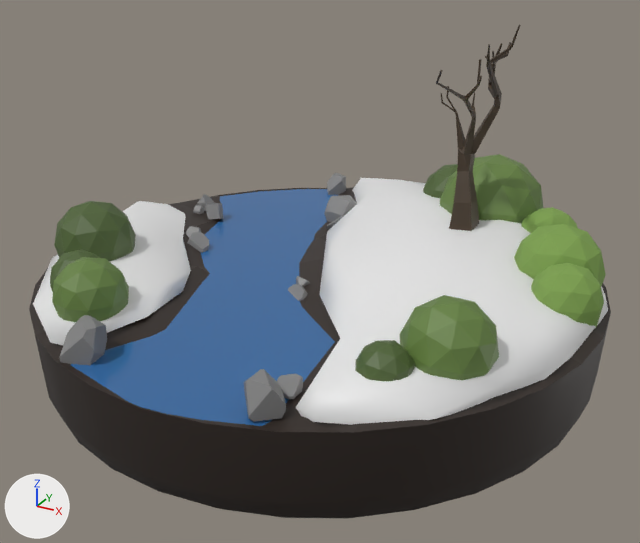
The glTF model public/models/Winter/WinterV2.glb: old version first, new version second.
Camera for both pictures: a camera (50 mm lens) standing at (1.5, -2.78, 1.91) and looking at (0.02, -0.09, 0.57). The axes (+X, +Y, +Z) are drawn at lower left. The lights are the same throughout. The older version comes first. Where no turn or scale is listed for an object, it has been applied to the vertices.

The first picture shows 'Big tree.002', 'Bush2.004', 'Bush2.005', 'Bush2.006', 'Bush2.007', 'Bush3.002', 'Bush4.001', 'Ground-winter.001', 'River_plane.001', 'SnowLeft', 'SnowRight', 'rock1' and 16 more.
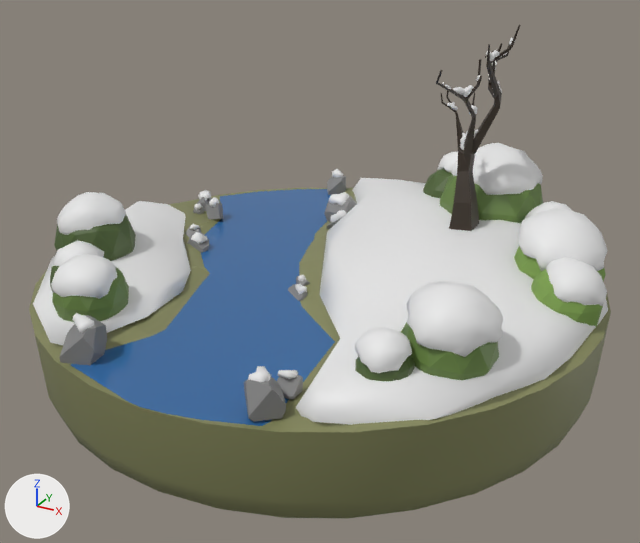
Commit message: Add Winter model v3

Where the newer file only moved an object's origin or applied its transform, the numbers keep the older frame.

What differs and where, as boxes [x1, y1, x2, y2] in the pictures (640 x 543 px):
'Ground-winter.001', surface changed (lighter)
    both: [29, 188, 611, 518]
'SnowOnBush', added
    after: [406, 281, 503, 357]
'SnowOnBush.007', added
    after: [518, 208, 607, 271]
'SnowOnBush.005', added
    after: [452, 143, 543, 195]
'SnowOnBush.002', added
    after: [51, 254, 117, 299]
'SnowOnBush.006', added
    after: [546, 257, 607, 306]
'SnowOnBush1', added
    after: [57, 192, 126, 235]
'SnowOnBush.008', added
    after: [355, 327, 412, 373]
'SnowOnRocks', added
    after: [72, 169, 349, 382]
'SnowOnBush.003', added
    after: [53, 240, 104, 266]
'SnowOnTree', added
    after: [442, 38, 515, 150]
'SnowOnBush.001', added
    after: [525, 201, 572, 219]
'SnowOnBush.004', added
    after: [437, 152, 458, 173]
'Bush4.001', unchanged, covered by the edit
    before: [399, 295, 499, 380]
    after: [401, 322, 499, 380]
'Bush2.005', unchanged, covered by the edit
    before: [514, 224, 606, 286]
    after: [514, 246, 606, 281]
'Bush5.003', unchanged, covered by the edit
    before: [355, 340, 415, 382]
    after: [355, 356, 415, 382]

The change, as a list of edits to the scene's bpy script:
```text
Change mat_dirt:
    where n2 = _N.new('ShaderNodeMix'); n2.name = 'Mix'
    n2.inputs[7].default_value: (0.0282, 0.0184, 0.0138, 1.0) -> (0.229, 0.238, 0.103, 1.0)  # 'B', brown #2f251f -> 'B', yellow #84865a
Change mat_snow:
    remove n2 = _N.new('ShaderNodeMix'); n2.name = 'Mix'
    remove n2.data_type = 'RGBA'
    remove n2.blend_type = 'MULTIPLY'
    remove n2.inputs[0].default_value = 1.0  # 'Factor'
    remove n2.inputs[7].default_value = (0.8, 0.8, 0.8, 1.0)  # 'B', white #e7e7e7
    remove n3 = _N.new('ShaderNodeVertexColor'); n3.name = 'Color Attribute'
    where n0 = _N.new('ShaderNodeBsdfPrincipled'); n0.name = 'Principled BSDF'
    remove _L.new(n2.outputs[2], n0.inputs[0])  # 'Result' to 'Base Color'
    remove _L.new(n3.outputs[0], n2.inputs[6])  # 'Color' to 'A'
Add mat_snow_001:
    mat_snow_001 = bpy.data.materials.new('Snow.001')
    # nodes: BsdfPrincipled, Mix, OutputMaterial, VertexColor
    # colours: white #e7e7e7, mixed with the vertex colours
Change me_plane_016:
    where me_plane_016.from_pydata(...)  # 40 vertices, 62 faces; spans x -0.34..1.03, y -0.94..1.05, z 0.33..0.51
    remove me_plane_016.materials.append(mat_snow)
    add me_plane_016.materials.append(mat_snow_001)
Change me_plane_015:
    where me_plane_015.from_pydata(...)  # 21 vertices, 30 faces; spans x -1.09..-0.354, y -0.963..0.301, z 0.223..0.331
    remove me_plane_015.materials.append(mat_snow)
    add me_plane_015.materials.append(mat_snow_001)
Add ob_snowonbush1:
    ob_snowonbush1 = bpy.data.objects.new('SnowOnBush1', me_mesh_010)  # 142 vertices, 222 faces; spans x -0.153..0.125, y -0.14..0.148, z -0.054..0.087; in mat_snow (white #e7e7e7)
    ob_snowonbush1.location = (-0.866, -0.326, 0.713)
Add ob_snowonbush_008:
    ob_snowonbush_008 = bpy.data.objects.new('SnowOnBush.008', me_mesh_006)  # 165 vertices, 276 faces; spans x -0.097..0.071, y -0.086..0.085, z -0.044..0.054; in mat_snow (white #e7e7e7)
    ob_snowonbush_008.location = (0.563, -0.672, 0.659)
Add ob_snowonbush_007:
    ob_snowonbush_007 = bpy.data.objects.new('SnowOnBush.007', me_mesh_007)  # 166 vertices, 285 faces; spans x -0.153..0.177, y -0.192..0.163, z -0.08..0.103; in mat_snow (white #e7e7e7)
    ob_snowonbush_007.location = (0.817, 0.252, 0.733)
Add ob_snowonbush_006:
    ob_snowonbush_006 = bpy.data.objects.new('SnowOnBush.006', me_mesh_008)  # 144 vertices, 223 faces; spans x -0.026..0.181, y -0.125..0.11, z -0.104..0.035; in mat_snow (white #e7e7e7)
    ob_snowonbush_006.location = (0.859, 0.054, 0.707)
Add ob_snowonbush_005:
    ob_snowonbush_005 = bpy.data.objects.new('SnowOnBush.005', me_mesh_004)  # 144 vertices, 223 faces; spans x -0.219..0.153, y -0.202..0.177, z -0.064..0.121; in mat_snow (white #e7e7e7)
    ob_snowonbush_005.location = (0.454, 0.7, 0.805)
Add ob_snowonbush_004:
    ob_snowonbush_004 = bpy.data.objects.new('SnowOnBush.004', me_mesh_009)  # 154 vertices, 260 faces; spans x -0.106..0.125, y -0.1..0.113, z -0.064..0.069; in mat_snow (white #e7e7e7)
    ob_snowonbush_004.location = (0.211, 0.859, 0.751)
Add ob_snowonbush_003:
    ob_snowonbush_003 = bpy.data.objects.new('SnowOnBush.003', me_mesh_011)  # 29 vertices, 40 faces; spans x -0.091..0.079, y -0.079..0.094, z -0.036..0.051; in mat_snow (white #e7e7e7)
    ob_snowonbush_003.location = (-0.684, -0.61, 0.675)
Add ob_snowonbush_002:
    ob_snowonbush_002 = bpy.data.objects.new('SnowOnBush.002', me_mesh_012)  # 59 vertices, 97 faces; spans x -0.124..0.111, y -0.122..0.103, z -0.046..0.069; in mat_snow (white #e7e7e7)
    ob_snowonbush_002.location = (-0.537, -0.722, 0.68)
Add ob_snowonbush_001:
    ob_snowonbush_001 = bpy.data.objects.new('SnowOnBush.001', me_mesh_013)  # 149 vertices, 239 faces; spans x -0.111..0.095, y -0.094..0.117, z -0.035..0.068; in mat_snow (white #e7e7e7)
    ob_snowonbush_001.location = (0.712, 0.573, 0.683)
Add ob_snowonbush:
    ob_snowonbush = bpy.data.objects.new('SnowOnBush', me_mesh_005)  # 171 vertices, 321 faces; spans x -0.032..0.27, y -0.169..0.148, z -0.082..0.082; in mat_snow (white #e7e7e7)
    ob_snowonbush.location = (0.577, -0.476, 0.735)
Add ob_snowonrocks:
    ob_snowonrocks = bpy.data.objects.new('SnowOnRocks', me_mesh_015)  # 652 vertices, 1286 faces; spans x -0.61..0.65, y -0.97..0.97, z -0.06..0.07; in mat_snow (white #e7e7e7), mat_stone (grey #828282)
    ob_snowonrocks.location = (-0.31, -0.004, 0.581)
Add ob_snowontree:
    ob_snowontree = bpy.data.objects.new('SnowOnTree', me_mesh_003)  # 381 vertices, 706 faces; spans x -0.146..0.096, y -0.121..0.565, z -0.272..0.166; in mat_snow (white #e7e7e7)
    ob_snowontree.location = (0.444, 0.197, 1.233)
```
